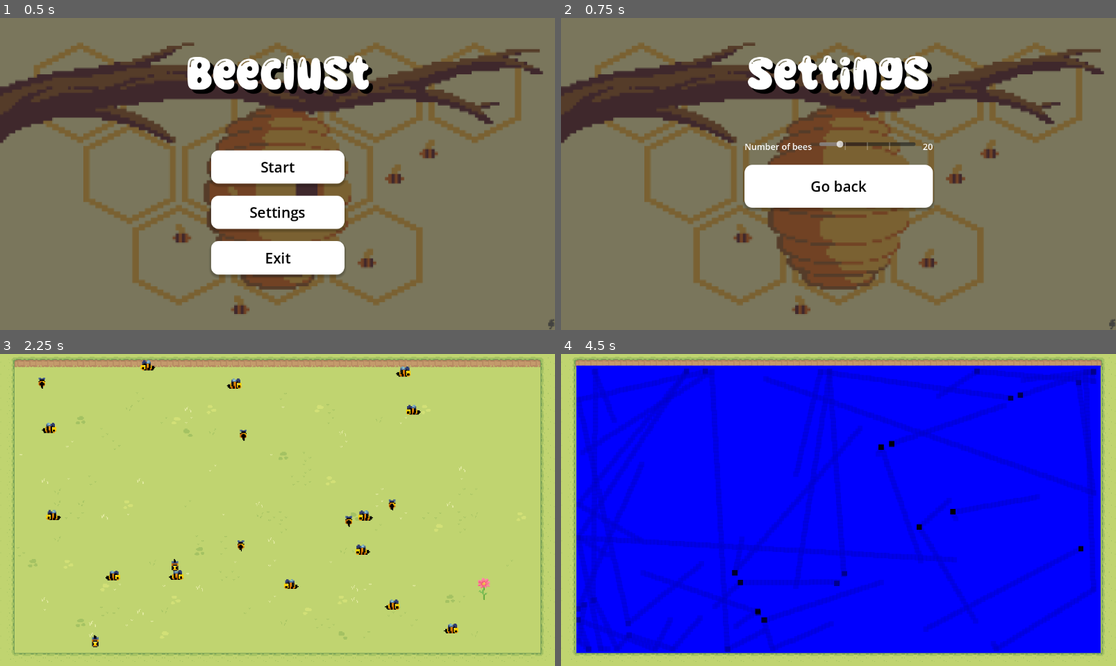
Above: before the commit, frames 1-4 (two rows, left to right).
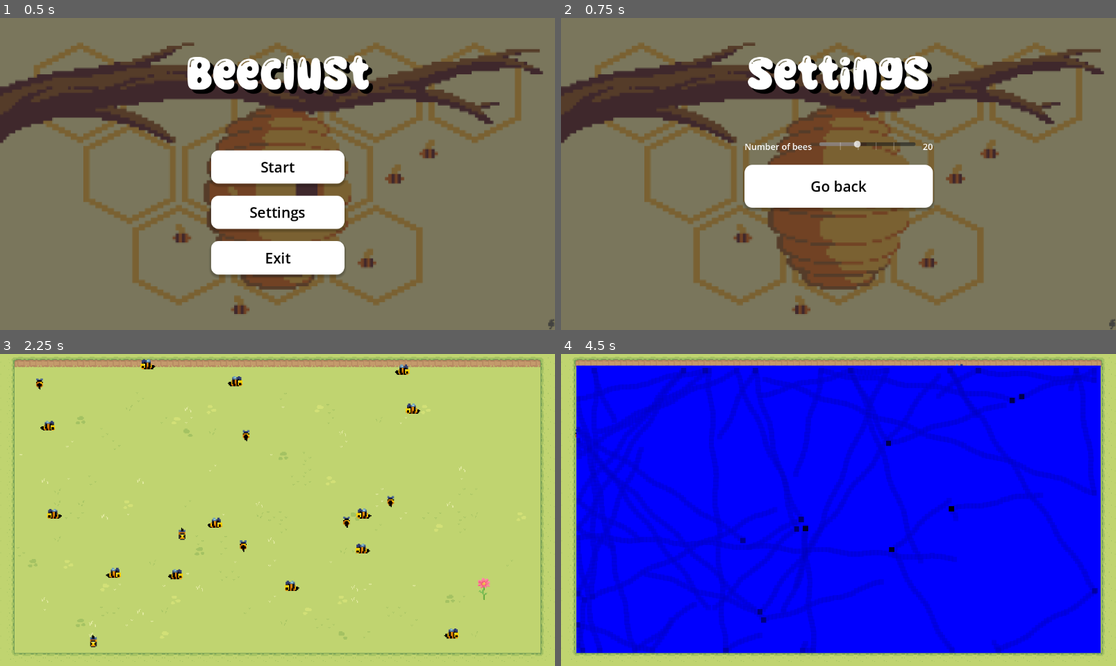
Above: after the commit, the same moments.

Repository: Kuuro-neko/Beeclust
Game: Godot game, scene res://scenes/main_menu.tscn
Two runs of this game, one before a commit and one after it. Both use one fixed random seed, a clock stepped at 60 frames per second and the inputs below.
Inputs:
- Up to frame 1 (0.5 s): no input
- Up to frame 2 (0.75 s): click "Settings" at 0.5 s
- Up to frame 3 (2.25 s): click "Go back" at 1.25 s; click "Start" at 2 s
- Up to frame 4 (4.5 s): tap Enter at 2.75 s; tap H at 2.85, 3.6, 4.35 s; tap Space at 3.5 s

Frame 1 is identical in both runs. In frame 2, less than 0.1% of the frame differs, in the area x 49-61%, y 39-43%; in frame 3, 1.4%; in frame 4, 14%, in the area x 2-97%, y 3-96%.

Commit message:
Made the bees move in a sine wave path to make them look cooler :)

Diff:
--- a/scenes/bee.tscn
+++ b/scenes/bee.tscn
@@ -272,7 +272,7 @@
 }]
 
 [sub_resource type="CircleShape2D" id="CircleShape2D_15g2n"]
-radius = 5.0
+radius = 4.01386
 
 [node name="CharacterBody2D" type="CharacterBody2D"]
 z_index = 1
--- a/scenes/options_menu.tscn
+++ b/scenes/options_menu.tscn
@@ -88,8 +88,9 @@
 layout_mode = 2
 size_flags_horizontal = 3
 min_value = 1.0
+max_value = 50.0
 value = 20.0
-tick_count = 5
+tick_count = 6
 
 [node name="NBeesValue" type="Label" parent="VBoxContainer/HBoxContainer" node_paths=PackedStringArray("nBeesSlider")]
 clip_contents = true
--- a/scenes/pause_menu.tscn
+++ b/scenes/pause_menu.tscn
@@ -52,50 +52,6 @@
 "points": PackedFloat32Array(0, -0.15, 0, 0.15, 0),
 "times": PackedFloat32Array(0)
 }
-tracks/1/type = "bezier"
-tracks/1/imported = false
-tracks/1/enabled = true
-tracks/1/path = NodePath("PanelContainer:modulate:r")
-tracks/1/interp = 1
-tracks/1/loop_wrap = true
-tracks/1/keys = {
-"handle_modes": PackedInt32Array(0),
-"points": PackedFloat32Array(1, -0.15, 0, 0.15, 0),
-"times": PackedFloat32Array(0)
-}
-tracks/2/type = "bezier"
-tracks/2/imported = false
-tracks/2/enabled = true
-tracks/2/path = NodePath("PanelContainer:modulate:g")
-tracks/2/interp = 1
-tracks/2/loop_wrap = true
-tracks/2/keys = {
-"handle_modes": PackedInt32Array(0),
-"points": PackedFloat32Array(1, -0.15, 0, 0.15, 0),
-"times": PackedFloat32Array(0)
-}
-tracks/3/type = "bezier"
-tracks/3/imported = false
-tracks/3/enabled = true
-tracks/3/path = NodePath("PanelContainer:modulate:b")
-tracks/3/interp = 1
-tracks/3/loop_wrap = true
-tracks/3/keys = {
-"handle_modes": PackedInt32Array(0),
-"points": PackedFloat32Array(1, -0.15, 0, 0.15, 0),
-"times": PackedFloat32Array(0)
-}
-tracks/4/type = "bezier"
-tracks/4/imported = false
-tracks/4/enabled = true
-tracks/4/path = NodePath("PanelContainer:modulate:a")
-tracks/4/interp = 1
-tracks/4/loop_wrap = true
-tracks/4/keys = {
-"handle_modes": PackedInt32Array(0),
-"points": PackedFloat32Array(1, -0.15, 0, 0.15, 0),
-"times": PackedFloat32Array(0)
-}
 
 [sub_resource type="Animation" id="Animation_6q2g6"]
 resource_name = "blur"
@@ -182,6 +138,7 @@
 grow_vertical = 2
 
 [node name="PanelContainer" type="PanelContainer" parent="."]
+self_modulate = Color(1, 1, 1, 0)
 layout_mode = 1
 anchors_preset = 8
 anchor_left = 0.5
@@ -196,6 +153,7 @@
 grow_vertical = 2
 
 [node name="VBoxContainer2" type="VBoxContainer" parent="PanelContainer"]
+self_modulate = Color(1, 1, 1, 0)
 layout_mode = 2
 theme_override_constants/separation = 25
 
--- a/scripts/bee.gd
+++ b/scripts/bee.gd
@@ -10,6 +10,10 @@
 @export var down_left_corner: Node2D
 @export var down_right_corner: Node2D
 @export var heatmap: Control
+
+var wave_amplitude = 50.0
+var wave_frequency = 25.0
+var wave_offset = randf() * TAU
 
 var state = MOVE
 var timeToWait = 0.
@@ -34,7 +38,10 @@
 
 func _physics_process(delta: float) -> void:
 	if state == MOVE:
-		var collision = move_and_collide(direction * SPEED * delta)
+		var perp = Vector2(-direction.y, direction.x)
+		var wave_offset_amount = sin(Time.get_ticks_msec() * 0.001 * wave_frequency + wave_offset) * wave_amplitude
+		var move_vector = (direction * SPEED + perp * wave_offset_amount) * delta
+		var collision = move_and_collide(move_vector)
 		if collision:
 			handle_collision(collision)
 
--- a/scripts/bees_spawn.gd
+++ b/scripts/bees_spawn.gd
@@ -1,6 +1,7 @@
 extends Node2D
 
 var bee = preload("res://scenes/bee.tscn")
+
 @export var target: Node2D
 @export var up_left_corner: Node2D
 @export var up_right_corner: Node2D
@@ -20,10 +21,9 @@
 		return 20
 	return int(config.get_value("Settings", "NBees"))
 
-# Called when the node enters the scene tree for the first time.
 func _ready() -> void:
 	var nBees = getNBees()
-	print("creating bees : ", nBees)
+	print("creating ", nBees, " bees")
 
 	for i in range(nBees):
 		var new_bee = create_bee()
@@ -40,21 +40,19 @@
 	if bees.is_empty():
 		return false
 	for bee in bees:
-		if bee.position.distance_to(pos) < 20: # Adjust collision radius if needed
+		if bee.position.distance_to(pos) < 12:
 			return true
 	return false
 
 func create_bee() -> Node2D:
-	var max_attempts = 10
+	var max_attempts = 20
 	for _i in range(max_attempts):
 		var pos = get_random_position()
 
-		# Check for collisions with existing bees
 		if not is_colliding(pos):
 			var new_bee = bee.instantiate()
 			new_bee.position = pos
 
-			# Pass exported variables to bee
 			new_bee.target = target
 			new_bee.heatmap = heatmap
 			new_bee.up_left_corner = up_left_corner
